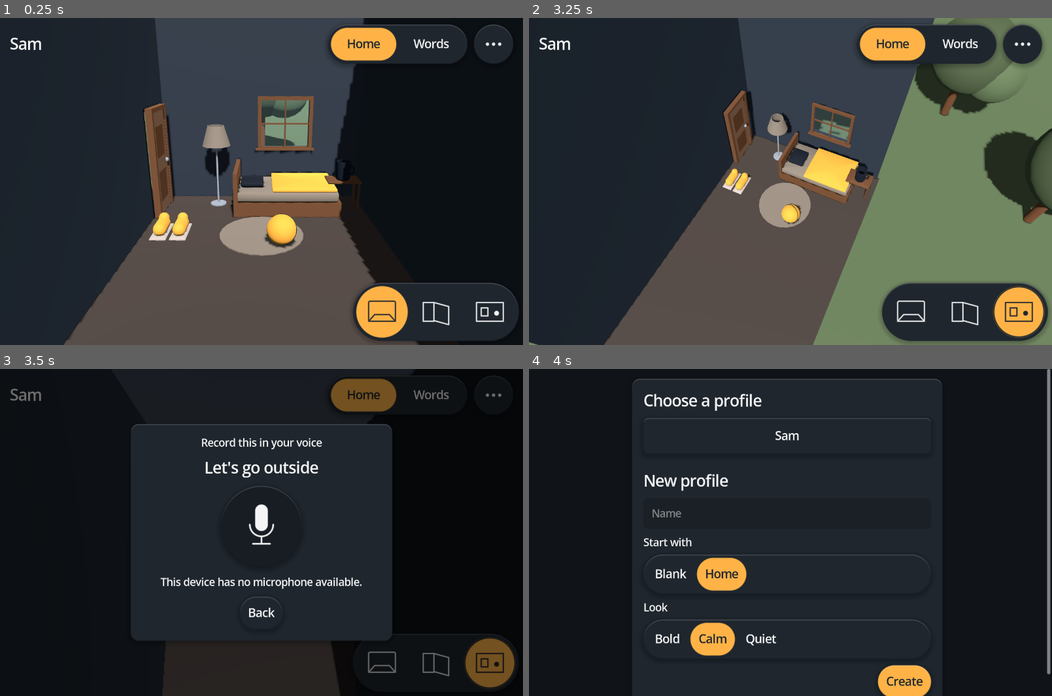
Above: before the commit, frames 1-4 (two rows, left to right).
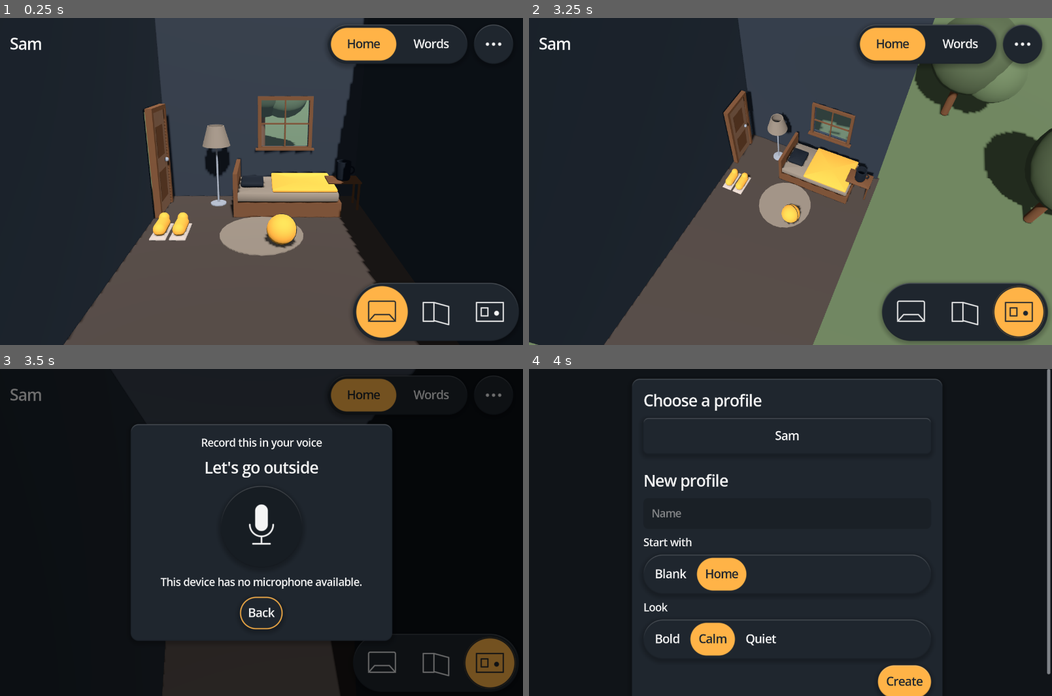
Above: after the commit, the same moments.

Repository: crashtestbrandt/alex
Game: Godot game, scene res://tools/instr/screenshot_probe.tscn
The game is run twice, just before and just after one commit, with the same random seed, the same clock (stepped at 60 frames per second) and the same inputs. This scene is started directly instead of the project's main scene.
Inputs (mouse positions are in pixels of both pictures, inside the frame that each line leads up to):
- Up to frame 1 (0.25 s): no input
- Up to frame 2 (3.25 s): click "Home" at 0.5 s; click (910, 312) at 1.27 s; click (963, 312) at 2.02 s; click (1020, 312) at 2.77 s
- Up to frame 3 (3.5 s): no input
- Up to frame 4 (4 s): click "Back" at 3.5 s

Frames 1-2 are identical in both runs. In frame 3, 0.1% of the frame differs, in the area x 45-55%, y 69-80%; in frame 4, nothing differs.

Commit message:
fix(ui) pass drag scrolling and contain recording focus

Diff:
--- a/scenes/child/home.tscn
+++ b/scenes/child/home.tscn
@@ -96,7 +96,6 @@
 script = ExtResource("scroll")
 layout_mode = 2
 size_flags_vertical = 3
-mouse_filter = 2
 
 [node name="Board" type="GridContainer" parent="Margin/Column/Stage"]
 unique_name_in_owner = true
--- a/scripts/child/spot_body.gd
+++ b/scripts/child/spot_body.gd
@@ -45,11 +45,13 @@
 			_glow.push_back(glow)
 	# Keep the pane in both the mesh and the picking field; only its material is translucent.
 	if s.kind == Spot.Kind.WINDOW and _parts.has("pane"):
-		var pane: StandardMaterial3D = _parts["pane"].material_override as StandardMaterial3D
-		pane.transparency = BaseMaterial3D.TRANSPARENCY_ALPHA
-		pane.albedo_color = Color(1.0, 1.0, 1.0, 0.16)
-		pane.emission = Style.current.glass
-		_parts["pane"].cast_shadow = GeometryInstance3D.SHADOW_CASTING_SETTING_OFF
+		var pane_material: Material = _parts["pane"].material_override
+		if pane_material is StandardMaterial3D:
+			var pane: StandardMaterial3D = pane_material
+			pane.transparency = BaseMaterial3D.TRANSPARENCY_ALPHA
+			pane.albedo_color = Color(1.0, 1.0, 1.0, 0.16)
+			pane.emission = Style.current.glass
+			_parts["pane"].cast_shadow = GeometryInstance3D.SHADOW_CASTING_SETTING_OFF
 	_bounds = r.aabb()
 	_apply_state()
 
--- a/scripts/ui/record_overlay.gd
+++ b/scripts/ui/record_overlay.gd
@@ -27,6 +27,7 @@
 var _profile: Profile = null
 var _take: AudioStreamWAV = null
 var _idle: float = 0.0
+var _previous_focus: Control = null
 
 func _ready() -> void:
 	visible = false
@@ -40,6 +41,7 @@
 	set_process(false)
 
 func open(g: Gestalt, p: Profile) -> void:
+	_previous_focus = get_viewport().gui_get_focus_owner()
 	_gestalt = g
 	_profile = p
 	_phrase.text = g.text
@@ -51,6 +53,7 @@
 		_status.text = "This device has no microphone available."
 		_record_button.disabled = true
 		(_record_button as SdfButton).refresh()
+	_focus_controls()
 
 func close() -> void:
 	if _recorder.is_recording():
@@ -59,6 +62,9 @@
 	_take = null
 	visible = false
 	set_process(false)
+	if is_instance_valid(_previous_focus) and _previous_focus.is_visible_in_tree():
+		_previous_focus.grab_focus()
+	_previous_focus = null
 	closed.emit()
 
 func _process(delta: float) -> void:
@@ -89,6 +95,28 @@
 	_record_button.disabled = false
 	(_record_button as SdfButton).refresh()
 	_status.text = "Hold the button, say it, let go."
+	if visible:
+		_focus_controls()
+
+## Keyboard navigation stays in the caregiver overlay until Back or Escape closes it.
+func _focus_controls() -> void:
+	var controls: Array[Control] = []
+	if _review_row.visible:
+		controls.assign([_keep_button, _again_button])
+	elif not _record_button.disabled:
+		controls.push_back(_record_button)
+	controls.push_back(_cancel_button)
+	for index: int in controls.size():
+		var control: Control = controls[index]
+		var previous: NodePath = controls[(index - 1 + controls.size()) % controls.size()].get_path()
+		var next: NodePath = controls[(index + 1) % controls.size()].get_path()
+		control.focus_previous = previous
+		control.focus_next = next
+		control.focus_neighbor_left = previous
+		control.focus_neighbor_top = previous
+		control.focus_neighbor_right = next
+		control.focus_neighbor_bottom = next
+	controls[0].grab_focus()
 
 func _on_record_down() -> void:
 	_preview.stop()
@@ -96,6 +124,8 @@
 	_status.text = "Listening…"
 
 func _on_record_up() -> void:
+	if not _recorder.is_recording():
+		return
 	var take: AudioStreamWAV = _recorder.stop()
 	if take == null or take.get_length() < MIN_TAKE_SECONDS:
 		_status.text = "That was very short. Hold the button while you speak."
@@ -106,6 +136,7 @@
 	_status.text = "Here is how it sounds."
 	_record_button.visible = false
 	_review_row.visible = true
+	_focus_controls()
 
 func _on_keep() -> void:
 	if _take == null:
--- a/scripts/ui/sdf_button.gd
+++ b/scripts/ui/sdf_button.gd
@@ -48,6 +48,13 @@
 		add_theme_stylebox_override(state, empty)
 
 func _ready() -> void:
+	# A swipe beginning on a button must reach its enclosing scroll container.
+	var ancestor: Node = get_parent()
+	while ancestor != null:
+		if ancestor is ScrollContainer:
+			mouse_filter = Control.MOUSE_FILTER_PASS
+			break
+		ancestor = ancestor.get_parent()
 	_shape = SdfShape.new()
 	_shape.name = "Shape"
 	_shape.show_behind_parent = true
--- a/scripts/ui/sdf_sheet.gd
+++ b/scripts/ui/sdf_sheet.gd
@@ -9,7 +9,9 @@
 func _ready() -> void:
 	super()
 	_panel = get_child(0) as Control
+	_panel.mouse_filter = Control.MOUSE_FILTER_PASS
 	_content = Control.new()
+	_content.mouse_filter = Control.MOUSE_FILTER_PASS
 	_content.size_flags_horizontal = Control.SIZE_EXPAND_FILL
 	_content.size_flags_vertical = Control.SIZE_EXPAND_FILL
 	add_child(_content)
--- a/tools/instr/visual_probe.gd
+++ b/tools/instr/visual_probe.gd
@@ -34,6 +34,32 @@
 
 func _inside(control: Control, rect: Rect2, label: String) -> void:
 	_check(rect.grow(2.0).encloses(control.get_global_rect()), "%s fits (%s in %s)" % [label, control.get_global_rect(), rect])
+
+func _drag_scroll(scroll: ScrollContainer, at: Vector2) -> void:
+	var before_drag: int = scroll.scroll_vertical
+	var press: InputEventMouseButton = InputEventMouseButton.new()
+	press.position = at
+	press.global_position = press.position
+	press.button_index = MOUSE_BUTTON_LEFT
+	press.pressed = true
+	get_viewport().push_input(press, true)
+	var drag: InputEventMouseMotion = InputEventMouseMotion.new()
+	drag.relative = Vector2(0.0, -120.0)
+	drag.position = press.position + drag.relative
+	drag.global_position = drag.position
+	drag.button_mask = MOUSE_BUTTON_MASK_LEFT
+	get_viewport().push_input(drag, true)
+	drag.relative = Vector2(0.0, -60.0)
+	drag.position += drag.relative
+	drag.global_position = drag.position
+	get_viewport().push_input(drag, true)
+	await _settle()
+	press.pressed = false
+	press.position = drag.position
+	press.global_position = drag.position
+	get_viewport().push_input(press, true)
+	await _settle()
+	_check(scroll.scroll_vertical > before_drag, "drag scrolls %s" % scroll.name)
 
 func _run() -> void:
 	for arg: String in OS.get_cmdline_user_args():
@@ -167,6 +193,16 @@
 	var screen: Rect2 = home.get_global_rect()
 	var grid: GridContainer = home.get_node("%Board") as GridContainer
 	var stage: ScrollContainer = home.get_node("%Stage") as ScrollContainer
+	var wheel: InputEventMouseButton = InputEventMouseButton.new()
+	wheel.position = stage.get_global_rect().get_center()
+	wheel.global_position = wheel.position
+	wheel.button_index = MOUSE_BUTTON_WHEEL_DOWN
+	wheel.pressed = true
+	get_viewport().push_input(wheel, true)
+	await _settle()
+	_check(stage.scroll_vertical > 0, "mouse wheel scrolls the board")
+	await _drag_scroll(stage, stage.get_global_rect().get_center())
+	_check(not overlay.visible, "drag scrolling does not open the recorder")
 	_square(home.get_node("%ProfilesButton") as Control, "profile button with wrapped navigation")
 	_inside(home.get_node("%TopBar") as Control, screen, "long name header")
 	_inside(home.get_node("%PlaceStrip") as Control, screen, "long place titles")
@@ -191,6 +227,19 @@
 	_check(holds[0] == 0, "scrolling cancels a caregiver hold")
 	_check(not overlay.visible, "scrolling never opens the recorder")
 	_shot("board")
+	last.grab_focus()
+	overlay.open(last.gestalt, profile)
+	await _settle()
+	var tab: InputEventKey = InputEventKey.new()
+	tab.keycode = KEY_TAB
+	tab.pressed = true
+	for step: int in 6:
+		get_viewport().push_input(tab, true)
+		await _settle()
+		var focused: Control = get_viewport().gui_get_focus_owner()
+		_check(focused != null and overlay.is_ancestor_of(focused), "keyboard focus stays in recording overlay")
+	overlay.close()
+	_check(get_viewport().gui_get_focus_owner() == last, "closing recorder restores tile focus")
 	var fixtures: PackedStringArray = []
 	for index: int in 10:
 		var fixture: Profile = ProfileStore.create_profile("A longer profile name %d" % index, null, "calm")
@@ -199,6 +248,11 @@
 	await _settle()
 	var sheet: ScrollContainer = picker.get_node("Center") as ScrollContainer
 	var create: Control = picker.get_node("%CreateButton") as Control
+	sheet.scroll_vertical = 0
+	await _settle()
+	var first_profile: Control = (picker.get_node("%Profiles") as Control).get_child(0) as Control
+	await _drag_scroll(sheet, first_profile.get_global_rect().get_center())
+	_check(picker.visible, "dragging a profile does not open it")
 	sheet.ensure_control_visible(create)
 	await _settle()
 	_inside(create, screen, "create reachable with many profiles")
Binary file changed: docs/img/record.png
Not shown, changed: docs/ui.md
